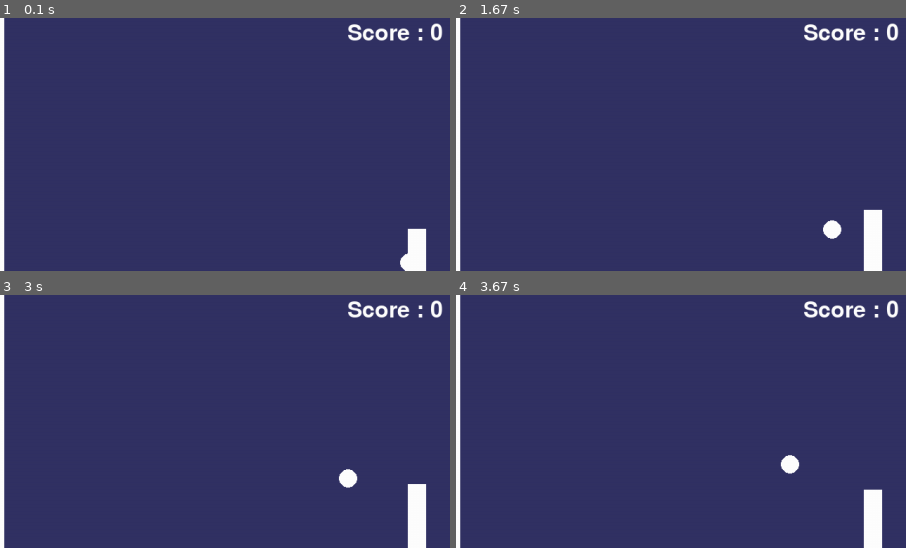
Above: before the commit, frames 1-4 (two rows, left to right).
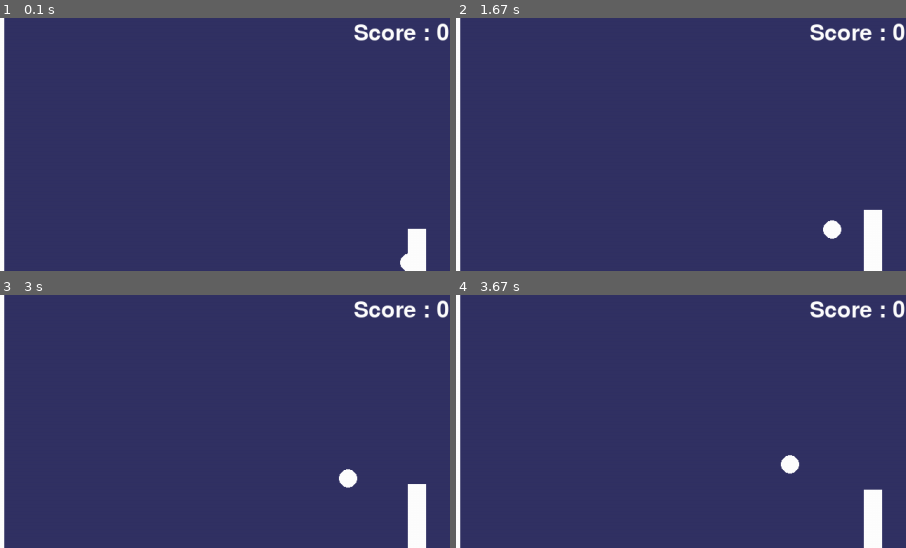
Above: after the commit, the same moments.

Repository: RandumPerson314/pygame-pong
Game: pygame game, started from __main__.py
Two runs of this game, one before a commit and one after it. Both use one fixed random seed, a clock stepped at 60 frames per second and the inputs below.
Inputs:
- Up to frame 1 (0.1 s): no input
- Up to frame 2 (1.67 s): hold Up 0.33-0.8 s; hold Down 0.83-1.13 s; hold S 0.83-1.13 s; hold Up 1.17-1.53 s; hold W 1.17-1.53 s; hold Down from 1.57 s (still down); hold S from 1.57 s (still down)
- Up to frame 3 (3 s): release Down at 1.93 s; release S at 1.93 s; hold Up 1.97-2.27 s; hold W 1.97-2.27 s; hold Down 2.3-2.6 s; hold S 2.3-2.6 s; hold Up from 2.63 s (still down); hold W from 2.63 s (still down)
- Up to frame 4 (3.67 s): release Up at 3 s; release W at 3 s; hold Down 3.03-3.4 s; hold S 3.03-3.4 s; hold Up from 3.43 s (still down); hold W from 3.43 s (still down)
The pictures show only the part of the screen within x 50-100%, y 0-50%; the shares and areas given below are measured in that part.

The runs differ from the first frame. In frame 1, 0.9% of the frame differs, in the area x 77-100%, y 1-10%; in frame 2, 0.9%; in frame 3, 0.9%; in frame 4, 0.9%.

Commit message:
score given if out of bounds for each side

Diff:
--- a/__main__.py
+++ b/__main__.py
@@ -15,6 +15,8 @@
 # Ball varibables
 ball_radius = screen_width/96
 ball_x, ball_y = (screen_width - ball_radius * 4), (screen_height - ball_radius)/2
+paddle1_ball_start_x,paddle1_ball_start_y = ball_x, ball_y
+paddle2_ball_start_x,paddle2_ball_start_y = 0, (screen_height - ball_radius)/2
 ball_x_speed, ball_y_speed = 0 - screen_width/2560, 0 - screen_width/2560
 
 # Paddle variables
@@ -64,7 +66,7 @@
     score2 = font.render("Score : " + str(user2_points), True, (255, 255, 255))
     score_width = score1.get_width()
     screen.blit(score1, (point1_x, point_y))
-    screen.blit(score2, (screen_width - score_width - 10, point_y)) #!find out what blit width is
+    screen.blit(score2, (screen_width - score_width - 1, point_y))
 
     # Hits paddle1
     if paddle1_x - 1 < (ball_x - ball_radius) < paddle1_x + paddle_width:
@@ -83,6 +85,14 @@
     ball_x += ball_x_speed
     ball_y += ball_y_speed
 
+    # Ball goes out of bounds of user 1 and gives point to user 2
+    if ball_x <= 0:
+        user2_points += 1
+        ball_x, ball_y = paddle1_ball_start_x, paddle1_ball_start_y
+    if ball_x >= screen_width:
+        user1_points += 1
+        ball_x, ball_y = paddle2_ball_start_x, paddle2_ball_start_y
+
     # Move paddle1 with W and S
     pressed = pygame.key.get_pressed()
     if pressed[pygame.K_w] and paddle1_y >= 0:
